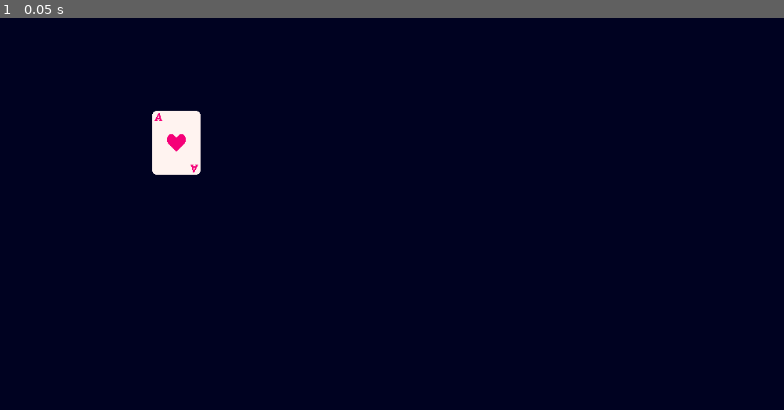
Above: before the commit, frame 1.
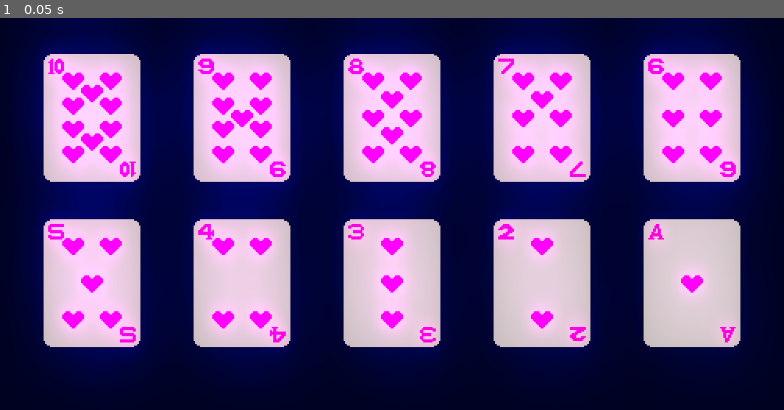
Above: after the commit, the same moment.

Repository: McLovin3/QuipPoker
Game: Godot game, scene res://MainScene.tscn
The game is run twice, just before and just after one commit, with the same random seed, the same clock (stepped at 60 frames per second) and the same inputs.
Inputs:
- Up to frame 1 (0.05 s): no input

The runs differ from the first frame. In frame 1, 67% of the frame differs, in the area x 2-97%, y 0-92%.

Commit message:
Tweaking glow effect and added heart number cards

Diff:
--- /dev/null
+++ b/Card.gd
@@ -0,0 +1,9 @@
+extends Sprite
+
+export var card_value : Texture
+
+onready var _card_value : Sprite = $CardValue
+
+func _ready():
+	if (card_value):
+		_card_value.texture = card_value
--- /dev/null
+++ b/Card.tscn
@@ -0,0 +1,12 @@
+[gd_scene load_steps=3 format=2]
+
+[ext_resource path="res://AsepriteSourceFiles/CardFront.png" type="Texture" id=1]
+[ext_resource path="res://Card.gd" type="Script" id=2]
+
+[node name="CardFront" type="Sprite"]
+modulate = Color( 0.75, 0.75, 0.75, 1 )
+texture = ExtResource( 1 )
+script = ExtResource( 2 )
+
+[node name="CardValue" type="Sprite" parent="."]
+modulate = Color( 2, 2, 2, 1 )
--- a/MainScene.tscn
+++ b/MainScene.tscn
@@ -1,20 +1,64 @@
-[gd_scene load_steps=4 format=2]
+[gd_scene load_steps=13 format=2]
 
-[ext_resource path="res://AsepriteSourceFiles/CardFront.png" type="Texture" id=1]
-[ext_resource path="res://AsepriteSourceFiles/AceOfHearts.png" type="Texture" id=2]
-
-[sub_resource type="Environment" id=1]
-background_mode = 4
-glow_enabled = true
+[ext_resource path="res://Card.tscn" type="PackedScene" id=1]
+[ext_resource path="res://WorldEnvironment.tscn" type="PackedScene" id=2]
+[ext_resource path="res://AsepriteSourceFiles/ThreeOfHearts.png" type="Texture" id=3]
+[ext_resource path="res://AsepriteSourceFiles/FiveOfHearts.png" type="Texture" id=4]
+[ext_resource path="res://AsepriteSourceFiles/FourOfHearts.png" type="Texture" id=5]
+[ext_resource path="res://AsepriteSourceFiles/TwoOfHearts.png" type="Texture" id=6]
+[ext_resource path="res://AsepriteSourceFiles/NineOfHearts.png" type="Texture" id=7]
+[ext_resource path="res://AsepriteSourceFiles/TenOfHearts.png" type="Texture" id=8]
+[ext_resource path="res://AsepriteSourceFiles/EightOfHearts.png" type="Texture" id=9]
+[ext_resource path="res://AsepriteSourceFiles/AceOfHearts.png" type="Texture" id=10]
+[ext_resource path="res://AsepriteSourceFiles/SevenOfHearts.png" type="Texture" id=11]
+[ext_resource path="res://AsepriteSourceFiles/SixOfHearts.png" type="Texture" id=12]
 
 [node name="Node2D" type="Node2D"]
-position = Vector2( 236, 160 )
 
-[node name="WorldEnvironment" type="WorldEnvironment" parent="."]
-environment = SubResource( 1 )
+[node name="Camera2D" type="Camera2D" parent="."]
+current = true
+zoom = Vector2( 0.5, 0.5 )
 
-[node name="CardBackground" type="Sprite" parent="."]
-texture = ExtResource( 1 )
+[node name="WorldEnvironment" parent="." instance=ExtResource( 2 )]
 
-[node name="CardValue" type="Sprite" parent="CardBackground"]
-texture = ExtResource( 2 )
+[node name="Cards" type="Node2D" parent="."]
+
+[node name="TenOfHearts" parent="Cards" instance=ExtResource( 1 )]
+position = Vector2( -192, -86 )
+card_value = ExtResource( 8 )
+
+[node name="NineOfHearts" parent="Cards" instance=ExtResource( 1 )]
+position = Vector2( -96, -86 )
+card_value = ExtResource( 7 )
+
+[node name="EightOfHearts" parent="Cards" instance=ExtResource( 1 )]
+position = Vector2( 0, -86 )
+card_value = ExtResource( 9 )
+
+[node name="SevenOfHearts" parent="Cards" instance=ExtResource( 1 )]
+position = Vector2( 96, -86 )
+card_value = ExtResource( 11 )
+
+[node name="SixOfHearts" parent="Cards" instance=ExtResource( 1 )]
+position = Vector2( 192, -86 )
+card_value = ExtResource( 12 )
+
+[node name="FiveOfHearts" parent="Cards" instance=ExtResource( 1 )]
+position = Vector2( -192, 20 )
+card_value = ExtResource( 4 )
+
+[node name="FourOfHearts" parent="Cards" instance=ExtResource( 1 )]
+position = Vector2( -96, 20 )
+card_value = ExtResource( 5 )
+
+[node name="ThreeOfHearts" parent="Cards" instance=ExtResource( 1 )]
+position = Vector2( 0, 20 )
+card_value = ExtResource( 3 )
+
+[node name="TwoOfHearts" parent="Cards" instance=ExtResource( 1 )]
+position = Vector2( 96, 20 )
+card_value = ExtResource( 6 )
+
+[node name="AceOfHearts" parent="Cards" instance=ExtResource( 1 )]
+position = Vector2( 192, 20 )
+card_value = ExtResource( 10 )
--- /dev/null
+++ b/WorldEnvironment.tscn
@@ -0,0 +1,12 @@
+[gd_scene load_steps=2 format=2]
+
+[sub_resource type="Environment" id=1]
+background_mode = 4
+glow_enabled = true
+glow_intensity = 1.5
+glow_strength = 1.3
+glow_hdr_threshold = 0.9
+glow_hdr_scale = 0.6
+
+[node name="WorldEnvironment" type="WorldEnvironment"]
+environment = SubResource( 1 )
Binary file changed: AsepriteSourceFiles/AceOfHearts.aseprite
Binary file changed: AsepriteSourceFiles/AceOfHearts.png
Binary file added: AsepriteSourceFiles/EightOfHearts.aseprite
Binary file added: AsepriteSourceFiles/EightOfHearts.png
Not shown, added: AsepriteSourceFiles/EightOfHearts.png.import
Binary file added: AsepriteSourceFiles/FiveOfHearts.aseprite
Binary file added: AsepriteSourceFiles/FiveOfHearts.png
Not shown, added: AsepriteSourceFiles/FiveOfHearts.png.import
Binary file added: AsepriteSourceFiles/FourOfHearts.aseprite
Binary file added: AsepriteSourceFiles/FourOfHearts.png
Not shown, added: AsepriteSourceFiles/FourOfHearts.png.import
Binary file added: AsepriteSourceFiles/NineOfHearts.aseprite
(and 17 more such lines)
